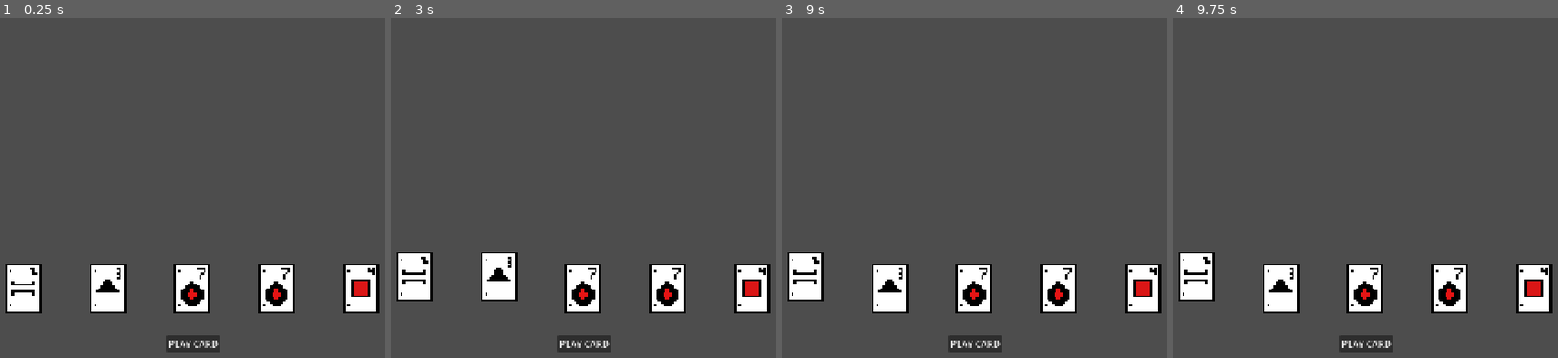
Above: before the commit, frames 1-4 (left to right).
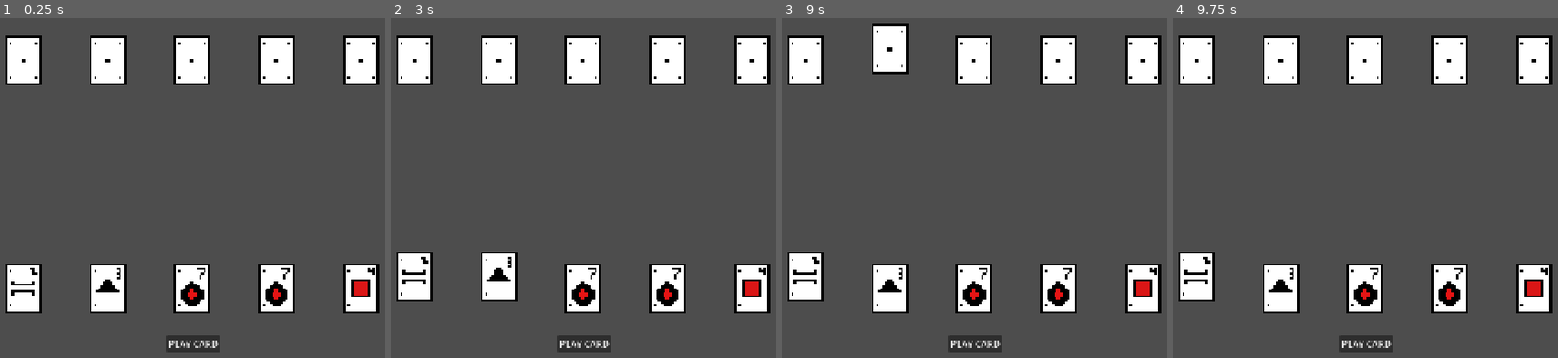
Above: after the commit, the same moments.

Repository: me-intenzo/outplay
Game: Godot game, scene res://scenes/main.tscn
Same seed, same stepped clock (60 frames per second), same inputs: the game is played once before the commit and once after it.
Inputs (mouse positions are in pixels of both pictures, inside the frame that each line leads up to):
- Up to frame 1 (0.25 s): no input
- Up to frame 2 (3 s): click "PLAY CARD" at 0.5 s; click "PLAY CARD" at 1.25 s; click (414, 286) at 2.02 s; click (498, 286) at 2.77 s
- Up to frame 3 (9 s): click (889, 276) at 3.52 s; click (974, 286) at 4.27 s; click (974, 276) at 5.02 s; click (1059, 286) at 5.77 s; click (1059, 276) at 6.52 s; click (1143, 286) at 7.27 s; click (1143, 276) at 8.02 s; click (889, 58) at 8.77 s
- Up to frame 4 (9.75 s): click (1280, 48) at 9.52 s

The runs differ from the first frame. In frame 1, 6.9% of the frame differs, in the area x 1-99%, y 5-20%; in frame 2, 6.9%; in frame 3, 6.9%, in the area x 1-99%, y 1-20%; in frame 4, 6.9%.

Commit message:
feat : added opponent back cards

Diff:
--- a/scenes/game.tscn
+++ b/scenes/game.tscn
@@ -29,4 +29,11 @@
 offset_bottom = 177.0
 text = "PLAY CARD"
 
+[node name="OpponentHand" type="HBoxContainer" parent="." unique_id=1819817692]
+layout_mode = 0
+offset_top = -400.0
+offset_right = 40.0
+offset_bottom = -360.0
+theme_override_constants/separation = 20
+
 [connection signal="pressed" from="PlayButton" to="." method="_on_play_button_pressed"]
--- a/scripts/system/game_manager.gd
+++ b/scripts/system/game_manager.gd
@@ -14,6 +14,7 @@
 
 @onready var player_hand: HBoxContainer = $PlayerHand
 @onready var play_button: Button = $PlayButton
+@onready var opponent_hand: HBoxContainer = $OpponentHand
 
 
 func _ready() -> void:
@@ -30,6 +31,7 @@
 
 	play_button.pressed.connect(_on_play_button_pressed)
 	display_player_hand()
+	display_opponent_hand()
 
 
 func deal_starting_hands() -> void:
@@ -57,6 +59,11 @@
 
 		card_view.card_selected.connect(_on_card_selected)
 
+func display_opponent_hand() -> void:
+	for card in player_2.hand:
+		var card_view := CARD_SCENE.instantiate() as CardView
+		opponent_hand.add_child(card_view)
+		card_view.setup_hidden(card)
 
 func _on_card_selected(card: CardData) -> void:
 	if card_played:
--- a/scripts/ui/card_view.gd
+++ b/scripts/ui/card_view.gd
@@ -37,5 +37,10 @@
 		position.y -= 20
 	else:
 		position.y += 20
+	card_selected.emit(card_data)
 
-	card_selected.emit(card_data)
+func setup_hidden(data: CardData) -> void:
+	card_data = data
+	texture_normal = load("res://assets/cards/card_back.png")
+	custom_minimum_size = Vector2(128, 128)
+	texture_filter = CanvasItem.TEXTURE_FILTER_NEAREST
